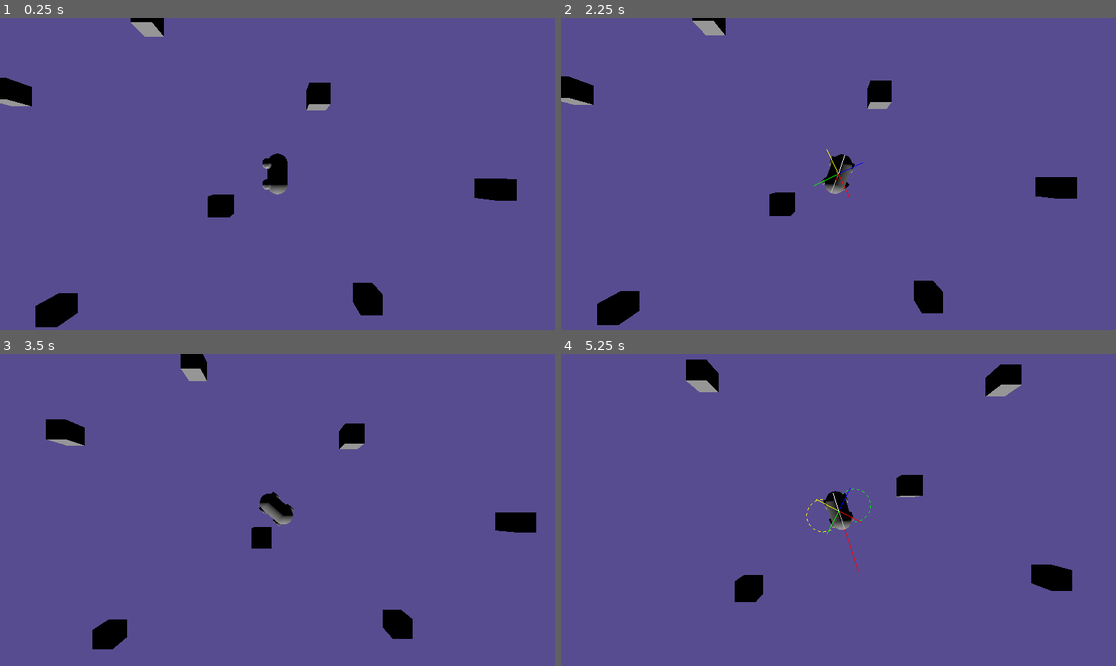
Above: before the commit, frames 1-4 (two rows, left to right).
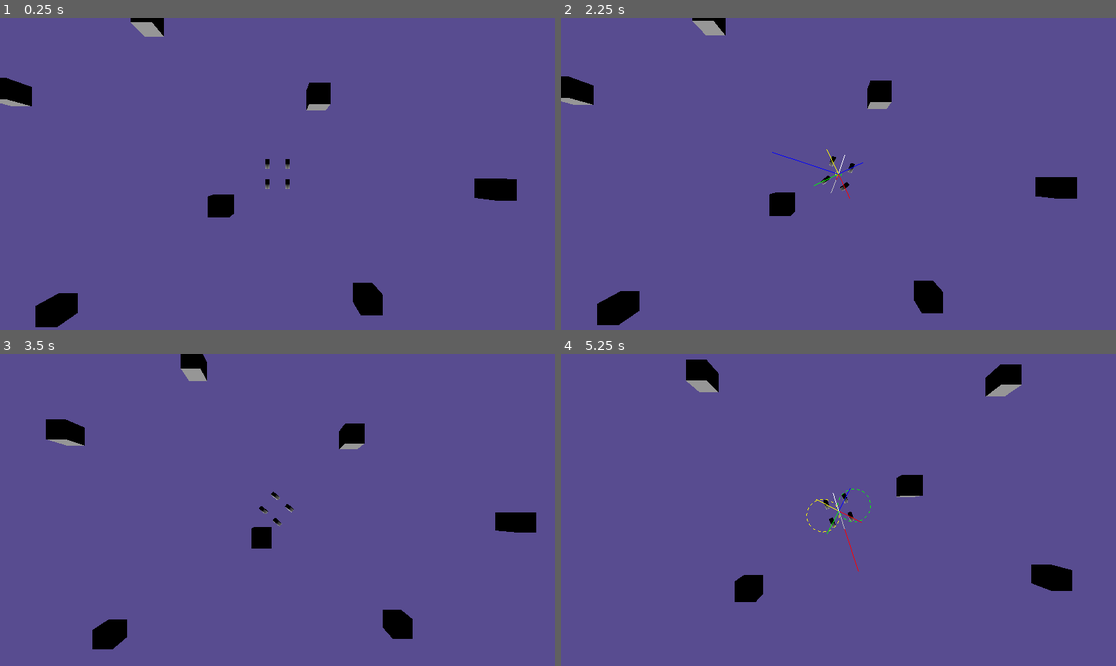
Above: after the commit, the same moments.

Repository: Herodegon/cargamedemo
Game: Godot game, scene res://scenes/game.tscn
The game is run twice, just before and just after one commit, with the same random seed, the same clock (stepped at 60 frames per second) and the same inputs.
Inputs:
- Up to frame 1 (0.25 s): no input
- Up to frame 2 (2.25 s): tap Enter at 0.5 s; hold D (turn_right) 0.53-1.28 s; hold F 0.53-1.28 s; tap Space at 1.25 s; hold S (brake) 1.28-2.03 s; tap P at 1.35 s; hold D (turn_right) from 2.03 s (still down); hold F from 2.03 s (still down)
- Up to frame 3 (3.5 s): release D (turn_right) at 2.78 s; release F at 2.78 s; hold W (accelerate) from 2.78 s (still down); tap P at 2.85 s
- Up to frame 4 (5.25 s): release W (accelerate) at 3.53 s; hold F 3.53-4.28 s; hold A (turn_left) 3.53-5.03 s; tap P at 4.35 s; hold S (brake) from 5.03 s (still down); hold F from 5.03 s (still down)

The runs differ from the first frame. In frame 1, 0.5% of the frame differs, in the area x 47-53%, y 43-57%; in frame 2, 0.4%; in frame 3, 0.4%; in frame 4, 0.4%.

Commit message:
Minor changes to player camera and body for debug purposes

Diff:
--- a/scenes/game.tscn
+++ b/scenes/game.tscn
@@ -22,7 +22,6 @@
 
 [node name="DirectionalLight3D" type="DirectionalLight3D" parent="."]
 transform = Transform3D(1, 0, 0, 0, 1, 0, 0, 0, 1, -15, 30, 15)
-sky_mode = 1
 
 [node name="ObjCube" parent="." instance=ExtResource("1_yqjtg")]
 transform = Transform3D(1, 0, 0, 0, 1, 0, 0, 0, 1, 1.98462, 0, -3.7778)
--- a/scenes/obj_player.tscn
+++ b/scenes/obj_player.tscn
@@ -34,6 +34,7 @@
 
 [node name="MeshInstance3D" type="MeshInstance3D" parent="."]
 transform = Transform3D(1, 0, 0, 0, -4.37114e-08, -1, 0, 1, -4.37114e-08, 0, 0, 0)
+visible = false
 mesh = SubResource("CapsuleMesh_rpkuc")
 
 [node name="WheelsFront" type="Node3D" parent="."]
--- a/scripts/game.gd
+++ b/scripts/game.gd
@@ -23,7 +23,6 @@
     # Initialize game scene
     var player = objects["ObjPlayer"].instantiate()
     player.position = Vector3.ZERO
-    player.rotation = Vector3.FORWARD
     add_child(player)
 
 func _process(delta: float) -> void:
--- a/scripts/obj_player.gd
+++ b/scripts/obj_player.gd
@@ -16,6 +16,8 @@
 ### [ ] - Add gear shifting (Does this add anything meaningful to the experience?)
 ### [X] - Add drifting mechanic
 ### [X] - Add wheels to car
+### [ ] - Fix world lighting
+### [ ] - Add stencil shader for world objects
 ### [ ] - Add jump mechanic
 ### [ ] - Add pitch spin when midair
 ### [ ] - Add yaw spin when midair
@@ -245,6 +247,7 @@
 		##! FEATURE: Add lag to camera movement, making the car appear faster than it is
 		#var camera_lag = net_friction_force.normalized() * (velocity.length()/max_speed) * 1.5
 		var camera_zoom = (velocity.length()/max_speed) * 5.0
+		#var camera_zoom = -3.0
 		move_camera(camera_offset + global_position + Vector3(0.0, camera_zoom, 0.0))
 
 		move_and_slide()
@@ -262,8 +265,10 @@
 		# Turn wheels if steering
 		for wheel in wheels_front:
 			var wheel_current_angle = wheel.rotation.y
-			var wheel_target_angle = sign(-input_dir.x) * abs(atan2(sin(wheel_steering.x), cos(wheel_steering.z)+(PI/4.0)))
+			var wheel_target_angle = sign(-input_dir.x) * abs(atan2(sin(PI/6.0), cos(PI/6.0)))
 			wheel.rotation.y = lerp_angle(wheel_current_angle, wheel_target_angle, 0.25)
+
+			wheel.mesh.material.set("shader_parameter/speed", velocity.length()/max_speed)
 
 		if (is_debug_enabled):
 			var debug_obj := [
@@ -275,7 +280,7 @@
 				#net_friction_force,
 				#accel_dir,
 				#turn_dir,
-				#wheel_steering,
+				wheel_steering,
 				#-global_transform.basis.x.normalized(),
 				#-global_transform.basis.z.normalized(),
 			]
